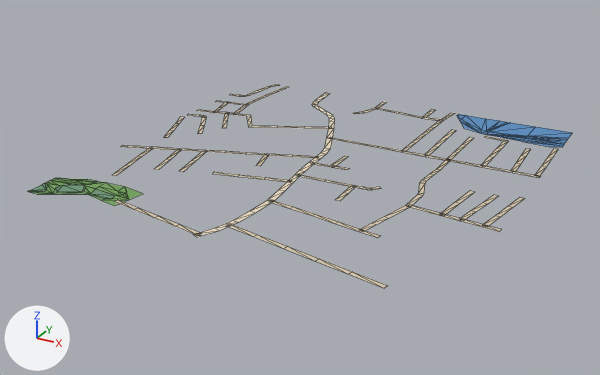
A saved change to the glTF model public/assets/bengaluru-region-v1/tiles/t6_-28-l1.glb.
Before and after are seen from a camera (50 mm lens) standing at (3689.0, -14609.0, 385.0) and looking at (3231.0, -13777.0, -31.0). Arrows for +X, +Y and +Z are at lower left; the lights stay in place. The first picture is the older version. Mesh edges are drawn as thin lines. Vertices at exactly the same position are counted once.

The first picture shows 'ground', 'water'.
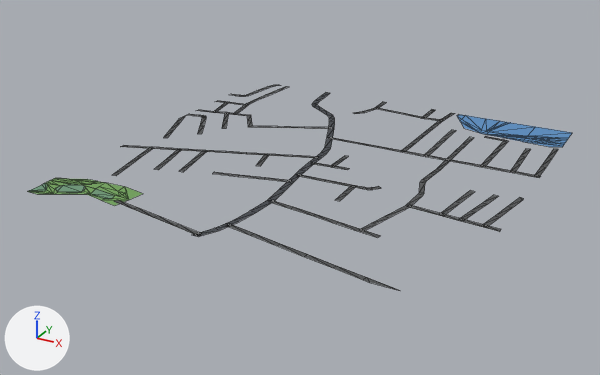
Where the change shows, as pixel boxes (x1, y1, x2, y2) in the pictures (600 x 375 px; the box of a moved part takes in the faces that stretch with it):
'ground', reshaped: before (27, 84, 558, 288); after (27, 85, 558, 291)
part 1 of me_ground, moved or reshaped: before (508, 176, 539, 208); after (508, 175, 539, 208)
part 2 of me_ground, reshaped: before (193, 224, 387, 288); after (193, 224, 400, 291)
part 3 of me_ground, moved or reshaped: before (121, 84, 289, 147); after (121, 85, 289, 147)
part 4 of me_ground, moved or reshaped: (375, 102, 455, 121) in both
part 5 of me_ground, recoloured: (113, 85, 558, 268) in both

Patch to the scene script:
```diff
--- a/public/assets/bengaluru-region-v1/tiles/t6_-28-l1.glb.py
+++ b/public/assets/bengaluru-region-v1/tiles/t6_-28-l1.glb.py
@@ me_ground @@
 # used by ob_ground; location = (3000.0, -14000.0, 0.0)
 # verts and faces of me_ground; kept vertices keep their numbers, new ones are numbered from 494
 # before: 134 (287.0, 33.0, 1.0) at pixel (257, 234), 135 (286.0, 27.0, 1.0) at pixel (253, 236), 136 (326.0, 26.0, 1.0) at pixel (287, 246), 137 (325.0, 20.0, 1.0) at pixel (283, 248), 138 (365.0, 18.0, 1.0) at pixel (319, 258)
 # before: 139 (364.0, 12.0, 1.0) at pixel (315, 261), 140 (404.0, 10.0, 1.0) at pixel (352, 271), 141 (403.0, 5.0, 1.0) at pixel (348, 274), 142 (443.0, 3.0, 1.0) at pixel (387, 285), 143 (442.0, -3.0, 1.0) at pixel (384, 288)
 # before: 152 (228.0, 2.0, 1.0) at pixel (192, 234), 153 (236.0, -2.0, 1.0) at pixel (196, 237)
-me_ground.from_pydata(...)  # 494 vertices, 431 faces; spans x -3.0..501.0, y -3.0..502.0, z 1.0
+me_ground.from_pydata(...)  # 505 vertices, 442 faces; spans x 0.0..500.0, y 0.0..500.0, z 1.0
+# me_ground part 1
+# 1 vertex is removed from x 501.0, y 252.0, z 1.0
+# 4 faces are deleted
+# 2 vertices are added at (500.0, 246.0, 1.0), (500.0, 252.0, 1.0)
+# 5 new faces join them
+# me_ground part 2
+delete_vertices([142, 143])  # with the faces that use them
+verts[135] = (281.0, 28.0, 1.0)  # moved, pixel (250, 235)
+verts[134] = (282.0, 34.0, 1.0)  # moved, pixel (254, 233)
+verts[137] = (315.0, 21.0, 1.0)  # moved, pixel (276, 245)
+verts[136] = (317.0, 27.0, 1.0)  # moved, pixel (280, 243)
+verts[139] = (350.0, 15.0, 1.0)  # moved, pixel (303, 256)
+verts[138] = (351.0, 21.0, 1.0)  # moved, pixel (307, 254)
+verts[141] = (384.0, 8.0, 1.0)  # moved, pixel (332, 267)
+verts[140] = (385.0, 14.0, 1.0)  # moved, pixel (336, 265)
+verts[152] = (228.0, 0.0, 1.0)  # moved, pixel (191, 234)
+verts[153] = (236.0, 0.0, 1.0)  # moved, pixel (198, 236)
+verts[494] = (419.0, 2.0, 1.0)  # pixel (362, 279)
+verts[495] = (420.0, 7.0, 1.0)  # pixel (366, 277)
+verts[496] = (426.0, 0.0, 1.0)  # pixel (369, 282)
+verts[497] = (454.0, 0.0, 1.0)  # pixel (398, 290)
+verts[498] = (455.0, 1.0, 1.0)  # pixel (398, 289)
+verts[499] = (456.0, 0.0, 1.0)  # pixel (400, 290)
+faces += [(140, 141, 494), (140, 494, 495), (494, 496, 495), (495, 496, 497), (495, 497, 498), (497, 499, 498)]
+# me_ground part 3
+# 8 vertices are removed from x -3.0..57.0, y 162.0..502.0, z 1.0
+# 17 faces are deleted
+# 11 vertices move from x -1.0..107.0, y 167.0..442.0, z 1.0 to x 0.0..107.0, y 161.0..444.0, z 1.0
+# 12 vertices are added at x 0.0..58.0, y 168.0..500.0, z 1.0
+# 21 new faces join them
+# me_ground part 4
+# 4 faces are deleted
+# 4 vertices move from x 298.0..330.0, y 458.0..479.0, z 1.0 to x 298.0..330.0, y 459.0..497.0, z 1.0
+# 2 vertices are added at (227.0, 498.0, 1.0), (221.0, 498.0, 1.0)
+# 6 new faces join them
+# me_ground part 5: 321 kept faces spanning x 0.0..500.0, y 0.0..500.0, z 1.0 get new vertex colours; the middle colour goes from beige #d7c9ae to dark grey #535556
 me_ground.materials.append(mat_ground)
```
